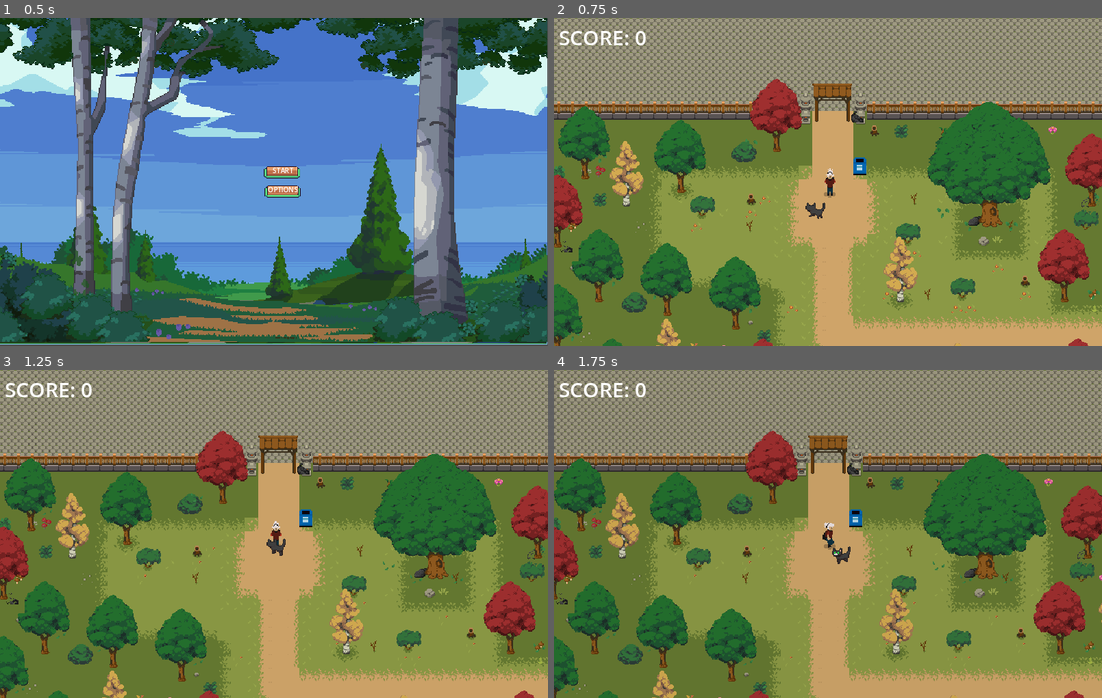
Above: before the commit, frames 1-4 (two rows, left to right).
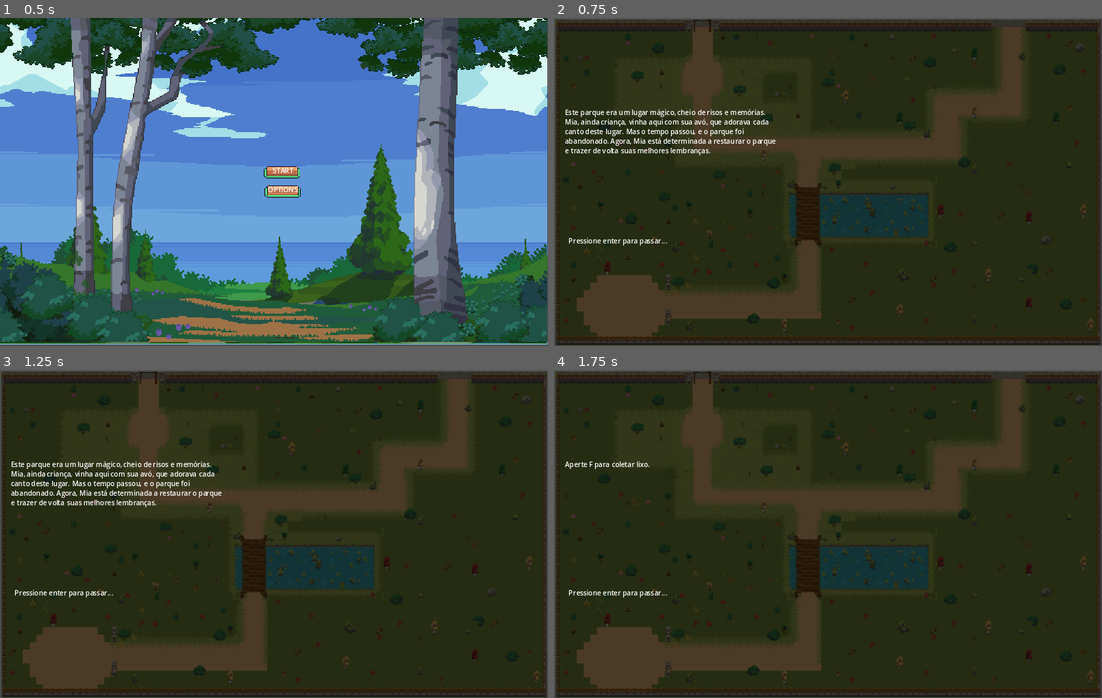
Above: after the commit, the same moments.

Repository: AnaClaraNobre/Forest-Game
Game: Godot game, scene res://init_page.tscn
Two runs of this game, one before a commit and one after it. Both use one fixed random seed, a clock stepped at 60 frames per second and the inputs below.
Inputs (mouse positions are in pixels of both pictures, inside the frame that each line leads up to):
- Up to frame 1 (0.5 s): no input
- Up to frame 2 (0.75 s): click "START" at 0.5 s
- Up to frame 3 (1.25 s): no input
- Up to frame 4 (1.75 s): tap Enter (ui_accept) at 1.25 s; move the mouse to (948, 517) at 1.27 s; hold D (move_right) from 1.28 s (still down); hold Enter (ui_accept) from 1.28 s (still down)

Frame 1 is identical in both runs. In frame 2, 99% of the frame differs, in the area x 0-100%, y 0-100%; in frame 3, 99%; in frame 4, 98%.

Commit message:
add tutorial

Diff:
--- a/characters/mia.tscn
+++ b/characters/mia.tscn
@@ -330,7 +330,7 @@
 autoplay = "Down_idle"
 
 [node name="CollisionShape2D" type="CollisionShape2D" parent="."]
-position = Vector2(0, 2)
+position = Vector2(2.5, 1.5)
 shape = SubResource("CapsuleShape2D_gprle")
 
 [node name="AnimationPlayer" type="AnimationPlayer" parent="."]
@@ -343,6 +343,7 @@
 stream = ExtResource("9_eeny8")
 
 [node name="PointLight2D" type="PointLight2D" parent="."]
+position = Vector2(2.5, -0.5)
 texture = ExtResource("10_re2cp")
 
 [connection signal="animation_finished" from="AnimationPlayer" to="." method="_on_animation_player_animation_finished"]
--- a/start_btn.gd
+++ b/start_btn.gd
@@ -20,4 +20,4 @@
 	$btn_start.modulate.r =0.3
 	$btn_start.modulate.g =0.3
 	$btn_start.modulate.b =0.3
-	get_tree().change_scene_to_file("res://management/game_level.tscn")
+	get_tree().change_scene_to_file("res://tutorial.tscn")
--- a/terrain/path_follow_2dNPC.gd
+++ b/terrain/path_follow_2dNPC.gd
@@ -31,9 +31,6 @@
 
 	var next_pos = global_position
 	var current_pos = character.global_position
-	print(next_pos,"proximo")
-	print(current_pos,"passado")
-	print(next_pos - current_pos,"result")
 	direction = (next_pos - current_pos).normalized()
 
 	character.velocity = direction * speed
@@ -43,7 +40,6 @@
 	_update_animation()
 
 func _update_animation():
-	print(direction.x)
 	if direction.x != 0:
 		animated_sprite.play("walk_side")
 		if direction.x > 0:
--- /dev/null
+++ b/tutorial.gd
@@ -0,0 +1,30 @@
+extends Node2D
+
+@export var dialogos = [
+	"Este parque era um lugar mágico, cheio de risos e memórias. Mia, ainda criança, vinha aqui com sua avó, que adorava cada canto deste lugar. Mas o tempo passou, e o parque foi abandonado. Agora, Mia está determinada a restaurar o parque e trazer de volta suas melhores lembranças.",
+	"Use W, A, S, D para mover Mia pelo parque.",
+	"Aperte F para coletar lixo.",
+	"Mia lembra como o parque era limpo e vibrante. Para restaurá-lo, ela precisa começar pelo básico: recolher o lixo espalhado.",
+	"Agora você sabe o que fazer! Ajude Mia a restaurar o parque e resgatar suas memórias mais preciosas."
+]
+var indice_fala = 0
+
+func _ready():
+	exibir_fala()
+
+func exibir_fala():
+	if indice_fala < dialogos.size():
+		var fala_atual = dialogos[indice_fala]
+		$tutorial.text = fala_atual
+	else:
+		finalizar_dialogo()
+
+func _input(event):
+	if event.is_action_pressed("ui_accept"): # Avança o texto ao pressionar Enter ou Espaço
+		indice_fala += 1
+		exibir_fala()
+
+func finalizar_dialogo():
+	$tutorial.hide() # Esconde o painel após o diálogo
+	# Troca para a cena do primeiro nível
+	get_tree().change_scene_to_file("res://management/game_level.tscn")
--- /dev/null
+++ b/tutorial.tscn
@@ -0,0 +1,27 @@
+[gd_scene load_steps=3 format=3 uid="uid://dgok0ewgshuoh"]
+
+[ext_resource type="Script" path="res://tutorial.gd" id="1_10e1a"]
+[ext_resource type="Texture2D" uid="uid://bp4myreunim3d" path="res://bg_imgs/PNG/tutorial/background.png" id="2_r64le"]
+
+[node name="Tutorial" type="Node2D"]
+script = ExtResource("1_10e1a")
+
+[node name="Sprite2D" type="Sprite2D" parent="."]
+modulate = Color(0.359069, 0.359069, 0.359069, 1)
+position = Vector2(641.5, 384)
+scale = Vector2(1.4033, 1.4749)
+texture = ExtResource("2_r64le")
+
+[node name="tutorial" type="RichTextLabel" parent="."]
+offset_left = 25.0
+offset_top = 209.0
+offset_right = 528.0
+offset_bottom = 422.0
+tab_size = 20
+
+[node name="Avancar" type="RichTextLabel" parent="."]
+offset_left = 34.0
+offset_top = 510.0
+offset_right = 537.0
+offset_bottom = 566.0
+text = "Pressione enter para passar..."
Binary file added: bg_imgs/PNG/tutorial/background.png
Not shown, added: bg_imgs/PNG/tutorial/background.png.import
